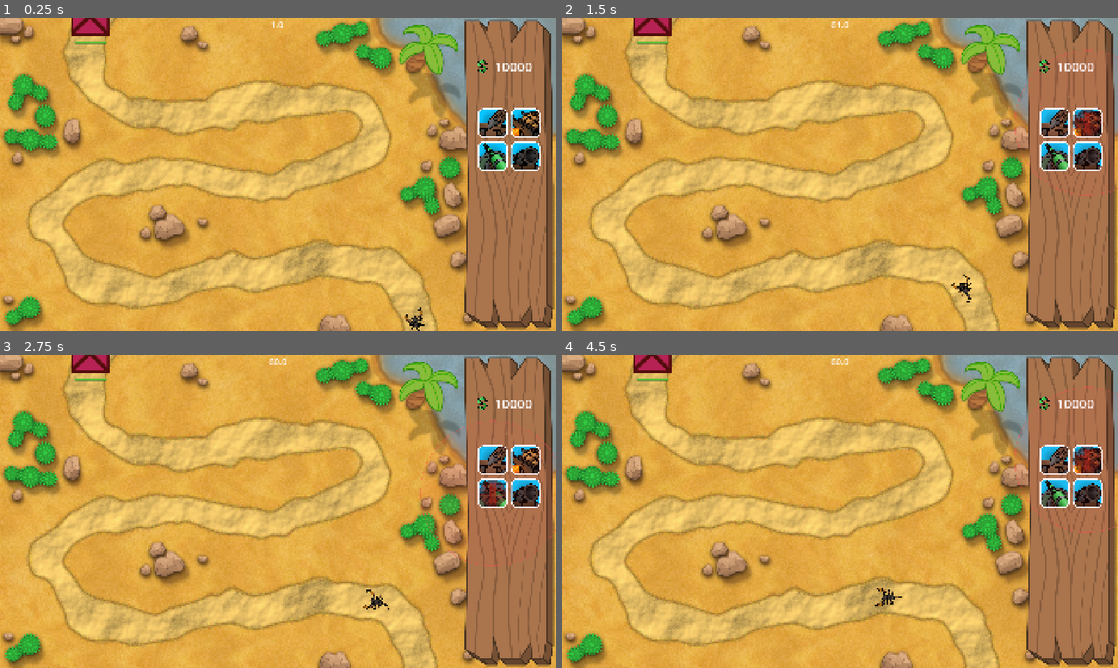
Above: before the commit, frames 1-4 (two rows, left to right).
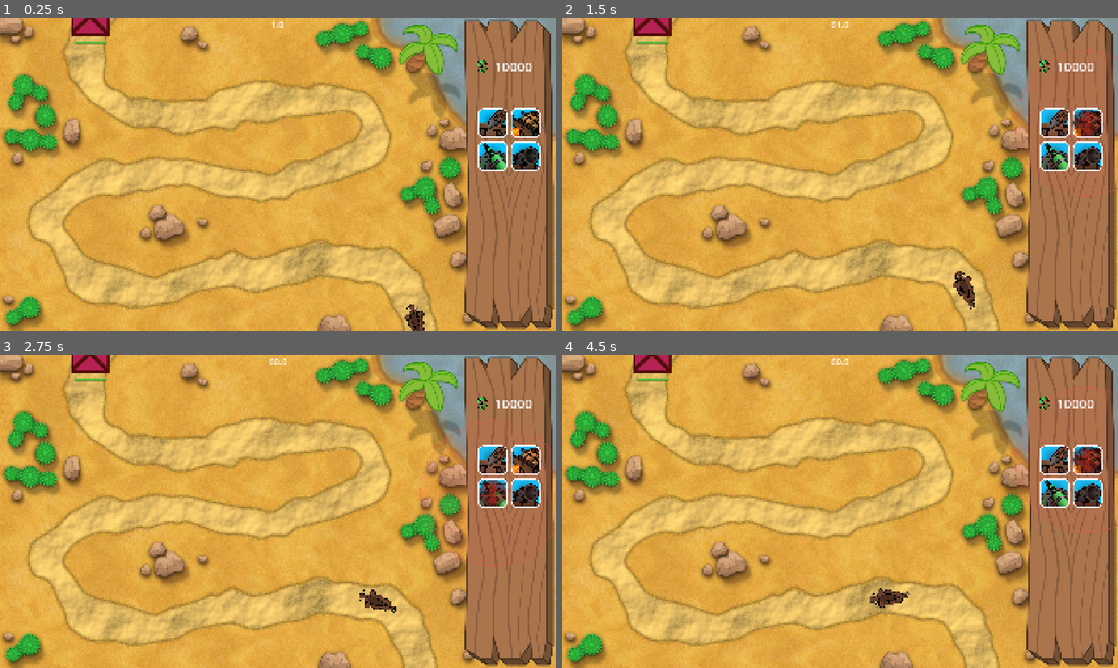
Above: after the commit, the same moments.

Repository: Crimbane/tower-defense
Game: Godot game, scene res://Stages/Game/desert_map.tscn
The game is run twice, just before and just after one commit, with the same random seed, the same clock (stepped at 60 frames per second) and the same inputs.
Inputs (mouse positions are in pixels of both pictures, inside the frame that each line leads up to):
- Up to frame 1 (0.25 s): no input
- Up to frame 2 (1.5 s): click (1056, 124) at 0.5 s; click (1090, 124) at 1.25 s
- Up to frame 3 (2.75 s): click (494, 492) at 2 s
- Up to frame 4 (4.5 s): click (1090, 492) at 2.75 s; click (1056, 461) at 3.5 s; click (1090, 461) at 4.25 s

The runs differ from the first frame. In frame 1, 0.2% of the frame differs, in the area x 72-77%, y 91-100%; in frame 2, 0.3%, in the area x 70-75%, y 80-94%; in frame 3, 0.2%; in frame 4, 0.3%.

Commit message:
Implemented new enemies

Diff:
--- a/Entities/Enemies/boar.tscn
+++ b/Entities/Enemies/boar.tscn
@@ -13,6 +13,7 @@
 [ext_resource type="Texture2D" uid="uid://nvseach4imok" path="res://Entities/Enemies/Art/Wild Boar/Wild Boar 8.svg" id="11_qrq5o"]
 [ext_resource type="Texture2D" uid="uid://bumj65lrsu0wm" path="res://Entities/Enemies/Art/Wild Boar/Wild Boar 9.svg" id="12_t4inf"]
 [ext_resource type="Texture2D" uid="uid://r6ibs6kqpccx" path="res://Entities/Enemies/Art/Wild Boar/Wild Boar 10.svg" id="13_gcbuo"]
+[ext_resource type="Texture2D" uid="uid://cy75rtht1rw0h" path="res://Entities/Enemies/Art/Enemy Armorbar Fill.png" id="14_hy357"]
 
 [sub_resource type="RectangleShape2D" id="RectangleShape2D_wbf3x"]
 size = Vector2(53, 38)
@@ -59,10 +60,6 @@
 script = ExtResource("1_w65iq")
 sprite = NodePath("AnimatedSprite2D")
 burnTimer = NodePath("BurnTimer")
-unitCost = 2
-minSpawnableWave = 3
-maxHealth = 20
-baseSpeed = 200
 
 [node name="Hitbox" type="Area2D" parent="." unique_id=2000332408 groups=["Enemy"]]
 collision_layer = 4
@@ -75,6 +72,7 @@
 one_shot = true
 
 [node name="Health Bar" type="TextureProgressBar" parent="." unique_id=1401385791]
+visible = false
 top_level = true
 offset_right = 40.0
 offset_bottom = 8.0
@@ -88,3 +86,13 @@
 sprite_frames = SubResource("SpriteFrames_t1yug")
 autoplay = "default"
 frame_progress = 0.84358376
+
+[node name="Armor Bar" type="TextureProgressBar" parent="." unique_id=477497704]
+visible = false
+top_level = true
+offset_right = 40.0
+offset_bottom = 8.0
+value = 100.0
+nine_patch_stretch = true
+texture_under = ExtResource("2_3b4yk")
+texture_progress = ExtResource("14_hy357")
--- /dev/null
+++ b/Entities/Enemies/lizard.tscn
@@ -0,0 +1,102 @@
+[gd_scene format=3 uid="uid://dkj81vbqqc3w2"]
+
+[ext_resource type="Script" uid="uid://cw0jxtdodiyv6" path="res://Entities/Enemies/enemy.gd" id="1_amyjq"]
+[ext_resource type="Texture2D" uid="uid://x0g1erjfoaxg" path="res://Entities/Enemies/Art/Enemy Healthbar Container.png" id="2_j3mfr"]
+[ext_resource type="Texture2D" uid="uid://2t1rqvtx71ug" path="res://Entities/Enemies/Art/Enemy Healthbar Fill.png" id="3_iwug5"]
+[ext_resource type="Texture2D" uid="uid://le723pp735uu" path="res://Entities/Enemies/Art/Lizard/Lizard 1.svg" id="4_amyjq"]
+[ext_resource type="Texture2D" uid="uid://cdcyfmga3c8y6" path="res://Entities/Enemies/Art/Lizard/Lizard 2.svg" id="5_j3mfr"]
+[ext_resource type="Texture2D" uid="uid://c0dx3foecsa63" path="res://Entities/Enemies/Art/Lizard/Lizard 3.svg" id="6_iwug5"]
+[ext_resource type="Texture2D" uid="uid://cmmp53b33tt64" path="res://Entities/Enemies/Art/Lizard/Lizard 4.svg" id="7_osoqu"]
+[ext_resource type="Texture2D" uid="uid://dnx1l06u118oj" path="res://Entities/Enemies/Art/Lizard/Lizard 5.svg" id="8_1huio"]
+[ext_resource type="Texture2D" uid="uid://bk3s625fi25g6" path="res://Entities/Enemies/Art/Lizard/Lizard 6.svg" id="9_tii0s"]
+[ext_resource type="Texture2D" uid="uid://dfasnlu22dlo5" path="res://Entities/Enemies/Art/Lizard/Lizard 7.svg" id="10_tnpjq"]
+[ext_resource type="Texture2D" uid="uid://dyd2gydecn2ri" path="res://Entities/Enemies/Art/Lizard/Lizard 8.svg" id="11_o0ct6"]
+[ext_resource type="Texture2D" uid="uid://pgwns3rpebit" path="res://Entities/Enemies/Art/Lizard/Lizard 9.svg" id="12_clccm"]
+[ext_resource type="Texture2D" uid="uid://lk8fmsikx2ul" path="res://Entities/Enemies/Art/Lizard/Lizard 10.svg" id="13_t0grc"]
+[ext_resource type="Texture2D" uid="uid://cy75rtht1rw0h" path="res://Entities/Enemies/Art/Enemy Armorbar Fill.png" id="14_2ex8e"]
+
+[sub_resource type="RectangleShape2D" id="RectangleShape2D_wbf3x"]
+size = Vector2(40, 33)
+
+[sub_resource type="SpriteFrames" id="SpriteFrames_t1yug"]
+animations = [{
+"frames": [{
+"duration": 1.0,
+"texture": ExtResource("4_amyjq")
+}, {
+"duration": 1.0,
+"texture": ExtResource("5_j3mfr")
+}, {
+"duration": 1.0,
+"texture": ExtResource("6_iwug5")
+}, {
+"duration": 1.0,
+"texture": ExtResource("7_osoqu")
+}, {
+"duration": 1.0,
+"texture": ExtResource("8_1huio")
+}, {
+"duration": 1.0,
+"texture": ExtResource("9_tii0s")
+}, {
+"duration": 1.0,
+"texture": ExtResource("10_tnpjq")
+}, {
+"duration": 1.0,
+"texture": ExtResource("11_o0ct6")
+}, {
+"duration": 1.0,
+"texture": ExtResource("12_clccm")
+}, {
+"duration": 1.0,
+"texture": ExtResource("13_t0grc")
+}],
+"loop": 1,
+"name": &"default",
+"speed": 20.0
+}]
+
+[node name="Lizard" type="PathFollow2D" unique_id=479867562 node_paths=PackedStringArray("armorBar", "sprite", "burnTimer")]
+script = ExtResource("1_amyjq")
+enemyType = "Scorpion"
+armorBar = NodePath("Armor Bar")
+sprite = NodePath("AnimatedSprite2D")
+burnTimer = NodePath("BurnTimer")
+unitCost = 3
+armor = 50
+
+[node name="Hitbox" type="Area2D" parent="." unique_id=2000332408 groups=["Enemy"]]
+collision_layer = 4
+
+[node name="CollisionShape2D" type="CollisionShape2D" parent="Hitbox" unique_id=483616725]
+position = Vector2(3, 0.5)
+shape = SubResource("RectangleShape2D_wbf3x")
+
+[node name="BurnTimer" type="Timer" parent="." unique_id=1596100805]
+one_shot = true
+
+[node name="Health Bar" type="TextureProgressBar" parent="." unique_id=1401385791]
+visible = false
+top_level = true
+offset_right = 40.0
+offset_bottom = 8.0
+value = 100.0
+nine_patch_stretch = true
+texture_under = ExtResource("2_j3mfr")
+texture_progress = ExtResource("3_iwug5")
+
+[node name="AnimatedSprite2D" type="AnimatedSprite2D" parent="." unique_id=2110967852]
+scale = Vector2(0.2, 0.2)
+sprite_frames = SubResource("SpriteFrames_t1yug")
+autoplay = "default"
+frame_progress = 0.3559586
+
+[node name="Armor Bar" type="TextureProgressBar" parent="." unique_id=51795518]
+visible = false
+top_level = true
+offset_right = 40.0
+offset_bottom = 8.0
+value = 100.0
+nine_patch_stretch = true
+texture_under = ExtResource("2_j3mfr")
+texture_progress = ExtResource("14_2ex8e")
--- /dev/null
+++ b/Entities/Enemies/sandworm_boss.tscn
@@ -0,0 +1,102 @@
+[gd_scene format=3 uid="uid://bo2x1ub166pku"]
+
+[ext_resource type="Script" uid="uid://cw0jxtdodiyv6" path="res://Entities/Enemies/enemy.gd" id="1_le7mi"]
+[ext_resource type="Texture2D" uid="uid://x0g1erjfoaxg" path="res://Entities/Enemies/Art/Enemy Healthbar Container.png" id="2_s5kqq"]
+[ext_resource type="Texture2D" uid="uid://2t1rqvtx71ug" path="res://Entities/Enemies/Art/Enemy Healthbar Fill.png" id="3_04dly"]
+[ext_resource type="Texture2D" uid="uid://drwrvbrletujb" path="res://Entities/Enemies/Art/Sandworm Boss/Sandworm Boss 1.svg" id="4_le7mi"]
+[ext_resource type="Texture2D" uid="uid://bskrmdxlqttts" path="res://Entities/Enemies/Art/Sandworm Boss/Sandworm Boss 2.svg" id="5_s5kqq"]
+[ext_resource type="Texture2D" uid="uid://2wq8ulwh4b5p" path="res://Entities/Enemies/Art/Sandworm Boss/Sandworm Boss 3.svg" id="6_04dly"]
+[ext_resource type="Texture2D" uid="uid://cyu2mkgfl4nov" path="res://Entities/Enemies/Art/Sandworm Boss/Sandworm Boss 4.svg" id="7_6l01e"]
+[ext_resource type="Texture2D" uid="uid://cdsr0suexonkx" path="res://Entities/Enemies/Art/Sandworm Boss/Sandworm Boss 5.svg" id="8_im34i"]
+[ext_resource type="Texture2D" uid="uid://ko6phkj4nvn4" path="res://Entities/Enemies/Art/Sandworm Boss/Sandworm Boss 6.svg" id="9_sk03d"]
+[ext_resource type="Texture2D" uid="uid://bi7e4ka7um3eg" path="res://Entities/Enemies/Art/Sandworm Boss/Sandworm Boss 7.svg" id="10_43iki"]
+[ext_resource type="Texture2D" uid="uid://clj3urf68w87f" path="res://Entities/Enemies/Art/Sandworm Boss/Sandworm Boss 8.svg" id="11_gnk6n"]
+[ext_resource type="Texture2D" uid="uid://co8wprvqexmd4" path="res://Entities/Enemies/Art/Sandworm Boss/Sandworm Boss 9.svg" id="12_soblh"]
+[ext_resource type="Texture2D" uid="uid://c38hnh3xkdj8o" path="res://Entities/Enemies/Art/Sandworm Boss/Sandworm Boss 10.svg" id="13_idwk8"]
+[ext_resource type="Texture2D" uid="uid://cy75rtht1rw0h" path="res://Entities/Enemies/Art/Enemy Armorbar Fill.png" id="14_y8g6o"]
+
+[sub_resource type="RectangleShape2D" id="RectangleShape2D_wbf3x"]
+size = Vector2(40, 33)
+
+[sub_resource type="SpriteFrames" id="SpriteFrames_t1yug"]
+animations = [{
+"frames": [{
+"duration": 1.0,
+"texture": ExtResource("4_le7mi")
+}, {
+"duration": 1.0,
+"texture": ExtResource("5_s5kqq")
+}, {
+"duration": 1.0,
+"texture": ExtResource("6_04dly")
+}, {
+"duration": 1.0,
+"texture": ExtResource("7_6l01e")
+}, {
+"duration": 1.0,
+"texture": ExtResource("8_im34i")
+}, {
+"duration": 1.0,
+"texture": ExtResource("9_sk03d")
+}, {
+"duration": 1.0,
+"texture": ExtResource("10_43iki")
+}, {
+"duration": 1.0,
+"texture": ExtResource("11_gnk6n")
+}, {
+"duration": 1.0,
+"texture": ExtResource("12_soblh")
+}, {
+"duration": 1.0,
+"texture": ExtResource("13_idwk8")
+}],
+"loop": 1,
+"name": &"default",
+"speed": 10.0
+}]
+
+[node name="Sandworm Boss" type="PathFollow2D" unique_id=479867562 node_paths=PackedStringArray("armorBar", "sprite", "burnTimer")]
+script = ExtResource("1_le7mi")
+enemyType = "Scorpion"
+armorBar = NodePath("Armor Bar")
+sprite = NodePath("AnimatedSprite2D")
+burnTimer = NodePath("BurnTimer")
+maxHealth = 2000
+baseSpeed = 25
+
+[node name="Hitbox" type="Area2D" parent="." unique_id=2000332408 groups=["Enemy"]]
+collision_layer = 4
+
+[node name="CollisionShape2D" type="CollisionShape2D" parent="Hitbox" unique_id=483616725]
+position = Vector2(3, 0.5)
+shape = SubResource("RectangleShape2D_wbf3x")
+
+[node name="BurnTimer" type="Timer" parent="." unique_id=1596100805]
+one_shot = true
+
+[node name="Health Bar" type="TextureProgressBar" parent="." unique_id=1401385791]
+visible = false
+top_level = true
+offset_right = 40.0
+offset_bottom = 8.0
+value = 100.0
+nine_patch_stretch = true
+texture_under = ExtResource("2_s5kqq")
+texture_progress = ExtResource("3_04dly")
+
+[node name="AnimatedSprite2D" type="AnimatedSprite2D" parent="." unique_id=2110967852]
+scale = Vector2(0.2, 0.2)
+sprite_frames = SubResource("SpriteFrames_t1yug")
+autoplay = "default"
+frame_progress = 0.24086145
+
+[node name="Armor Bar" type="TextureProgressBar" parent="." unique_id=51795518]
+visible = false
+top_level = true
+offset_right = 40.0
+offset_bottom = 8.0
+value = 100.0
+nine_patch_stretch = true
+texture_under = ExtResource("2_s5kqq")
+texture_progress = ExtResource("14_y8g6o")
--- a/Entities/Enemies/scorpion.tscn
+++ b/Entities/Enemies/scorpion.tscn
@@ -62,7 +62,6 @@
 armorBar = NodePath("Armor Bar")
 sprite = NodePath("AnimatedSprite2D")
 burnTimer = NodePath("BurnTimer")
-armor = 50
 
 [node name="Hitbox" type="Area2D" parent="." unique_id=2000332408 groups=["Enemy"]]
 collision_layer = 4
--- a/Systems/wave_manager.gd
+++ b/Systems/wave_manager.gd
@@ -6,8 +6,6 @@
 
 var spawnQueue: Array[PackedScene] = []
 
-@export var enemyScene: PackedScene
-@export var fastEnemyScene: PackedScene
 @export var babySandwormScene: PackedScene
 @export var scorpionScene: PackedScene
 @export var boarScene: PackedScene
@@ -16,7 +14,7 @@
 
 
 @onready var enemyScenesArray: Array[PackedScene] = [
-	babySandwormScene, scorpionScene, boarScene
+	babySandwormScene, scorpionScene, boarScene, lizardScene
 	]
 
 var enemyUnits: Dictionary = {}
--- a/Systems/wave_manager.tscn
+++ b/Systems/wave_manager.tscn
@@ -1,19 +1,19 @@
 [gd_scene format=3 uid="uid://brg6oyosaexti"]
 
 [ext_resource type="Script" uid="uid://cfmohum8o4alf" path="res://Systems/wave_manager.gd" id="1_pwhgv"]
-[ext_resource type="PackedScene" uid="uid://cpuuonscitnvx" path="res://Entities/Enemies/base_enemy.tscn" id="2_ar3a6"]
-[ext_resource type="PackedScene" uid="uid://0un434de8j3p" path="res://Entities/Enemies/fast_enemy.tscn" id="3_5a3ti"]
 [ext_resource type="PackedScene" uid="uid://dpvqiku0f5ebp" path="res://Entities/Enemies/boar.tscn" id="4_5a3ti"]
 [ext_resource type="PackedScene" uid="uid://kj86hcxry3x" path="res://Entities/Enemies/scorpion.tscn" id="4_6bedr"]
 [ext_resource type="PackedScene" uid="uid://csy1qis00i72f" path="res://Entities/Enemies/baby_sandworm.tscn" id="4_83lv1"]
+[ext_resource type="PackedScene" uid="uid://dkj81vbqqc3w2" path="res://Entities/Enemies/lizard.tscn" id="7_se8xw"]
+[ext_resource type="PackedScene" uid="uid://bo2x1ub166pku" path="res://Entities/Enemies/sandworm_boss.tscn" id="8_173qd"]
 
 [node name="Wave Manager" type="Node" unique_id=347742924]
 script = ExtResource("1_pwhgv")
-enemyScene = ExtResource("2_ar3a6")
-fastEnemyScene = ExtResource("3_5a3ti")
 babySandwormScene = ExtResource("4_83lv1")
 scorpionScene = ExtResource("4_6bedr")
 boarScene = ExtResource("4_5a3ti")
+lizardScene = ExtResource("7_se8xw")
+bossSandwormScene = ExtResource("8_173qd")
 
 [node name="Next Wave Timer" type="Timer" parent="." unique_id=1430764877]
 autostart = true
--- a/Testing/olem50/bg.tscn
+++ b/Testing/olem50/bg.tscn
@@ -4,11 +4,9 @@
 [ext_resource type="PackedScene" uid="uid://v8s1l3ss70q7" path="res://Systems/UI/ui_manager.tscn" id="1_xfclo"]
 [ext_resource type="PackedScene" uid="uid://bghlwrvg8h01x" path="res://Entities/Towers/arrow_tower.tscn" id="2_d5etc"]
 [ext_resource type="Script" uid="uid://cdj54w87supeo" path="res://Testing/olem50/enemy_spawner.gd" id="4_cy7fe"]
-[ext_resource type="PackedScene" uid="uid://cpuuonscitnvx" path="res://Entities/Enemies/base_enemy.tscn" id="5_w245n"]
 [ext_resource type="PackedScene" uid="uid://kx0msk5dsok3" path="res://Entities/Towers/slime_tower.tscn" id="7_w245n"]
 [ext_resource type="PackedScene" uid="uid://dlg4dm7pcirbi" path="res://Entities/Nexus/nexus.tscn" id="8_t2ke1"]
 [ext_resource type="PackedScene" uid="uid://brg6oyosaexti" path="res://Systems/wave_manager.tscn" id="9_0rfoy"]
-[ext_resource type="PackedScene" uid="uid://0un434de8j3p" path="res://Entities/Enemies/fast_enemy.tscn" id="10_ma62e"]
 [ext_resource type="PackedScene" uid="uid://l4q5o3oih0q0" path="res://Systems/placement_manager.tscn" id="14_8tm81"]
 
 [sub_resource type="Curve2D" id="Curve2D_t2ke1"]
@@ -35,10 +33,6 @@
 script = ExtResource("4_cy7fe")
 waveManager = NodePath("../Wave Manager")
 
-[node name="Base Enemy" parent="Path2D" unique_id=479867562 instance=ExtResource("5_w245n")]
-position = Vector2(201, 1035)
-rotation = -1.5707964
-
 [node name="Spawn Timer" type="Timer" parent="Path2D" unique_id=1572588186]
 wait_time = 0.5
 one_shot = true
@@ -49,12 +43,9 @@
 [node name="Base" parent="." unique_id=1619217758 instance=ExtResource("8_t2ke1")]
 position = Vector2(313, -4)
 
-[node name="Wave Manager" parent="." unique_id=347742924 node_paths=PackedStringArray("enemySpawner") instance=ExtResource("9_0rfoy")]
-enemySpawner = NodePath("../Path2D")
-enemyScene = ExtResource("5_w245n")
-fastEnemyScene = ExtResource("10_ma62e")
+[node name="Wave Manager" parent="." unique_id=347742924 instance=ExtResource("9_0rfoy")]
 
-[node name="Next Wave Timer" type="Timer" parent="Wave Manager" unique_id=552329530]
+[node name="Next Wave Timer2" type="Timer" parent="Wave Manager" unique_id=552329530]
 wait_time = 8.0
 one_shot = true
 
Renamed: Entities/Enemies/base_enemy.tscn -> Testing/olem50/base_enemy.tscn
Renamed: Entities/Enemies/fast_enemy.tscn -> Testing/olem50/fast_enemy.tscn
